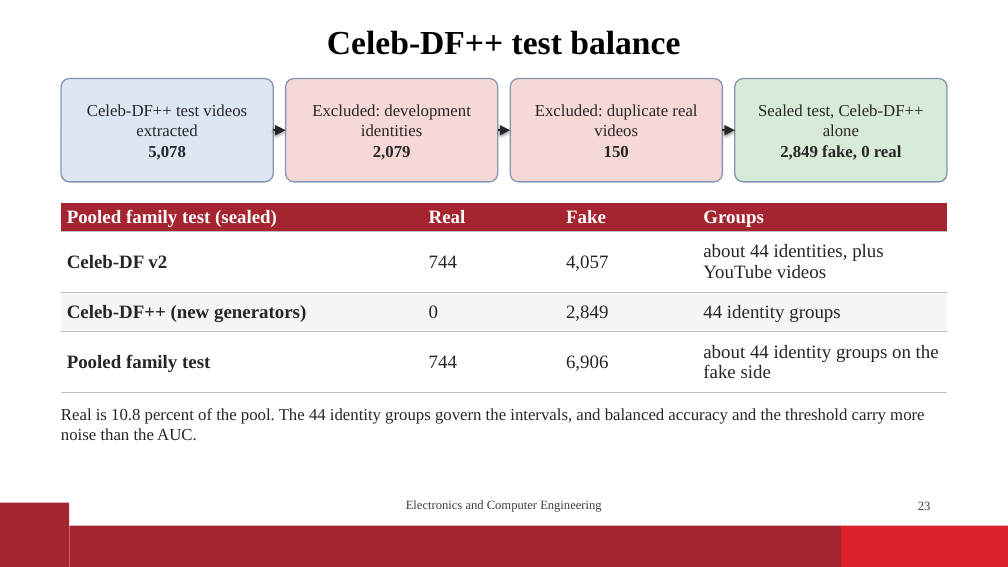
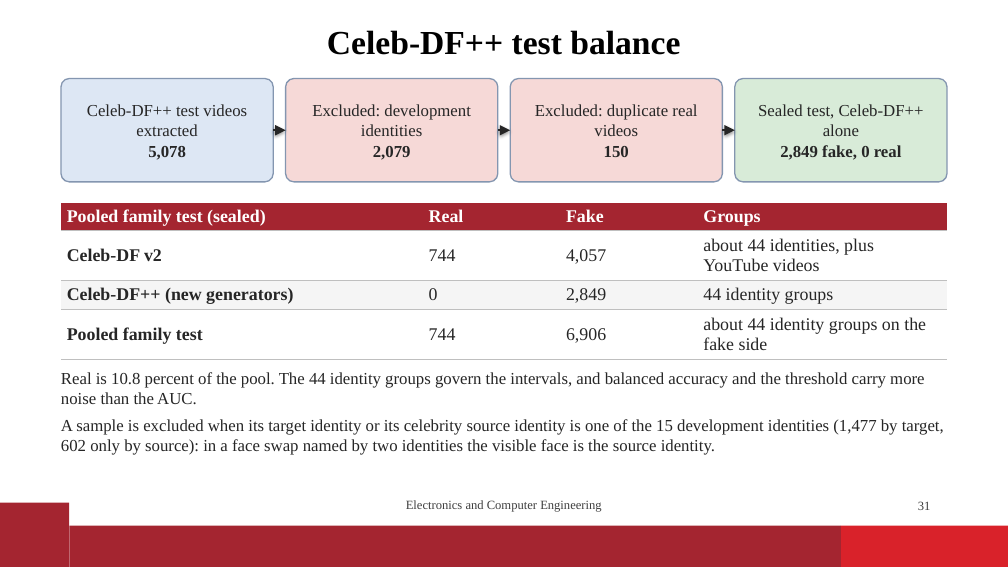
Before and after one commit to vaibhavshiroorkar/deepfake-detection, a slide deck: slide 31 of slides/DeepFake_Detection_Presentation.pptx (slide 23 before the commit). Drawn at 1008x567 pixels with LibreOffice and Linux fonts; fonts in the diff are those of the drawing; background and template pictures are left out. Boxes give left, top, right and bottom in pixels: in the first picture for what was removed or moved away, otherwise in the second. Text is boxed around its words. In the diff, an @@ line names an element or a change of style, - is before the commit and + after.

```diff
--- a/slides/DeepFake_Detection_Presentation.pptx
+++ b/slides/DeepFake_Detection_Presentation.pptx
@@ table at (61, 203, 948, 360) @@
@@ size 18 to 17 pt @@
@@ text "Real is 10.8 percent of ...": place and size @@
-text "Real is 10.8 percent of ..." at (61, 408, 924, 440)
+text "Real is 10.8 percent of ..." at (61, 372, 944, 455)
@@ text at (61, 419, 944, 455): paragraph added @@
+A sample is excluded when its target identity or its celebrity source identity is one of the 15 development identities (1,477 by target, 602 only by source): in a face swap named by two identities the visible face is the source identity.
@@ page number at (918, 501, 931, 510): text changed @@
-23
+31
```
Also in this commit, not shown: 6 other slides changed, 9 slides added, 1 slide removed, 11 other files.
